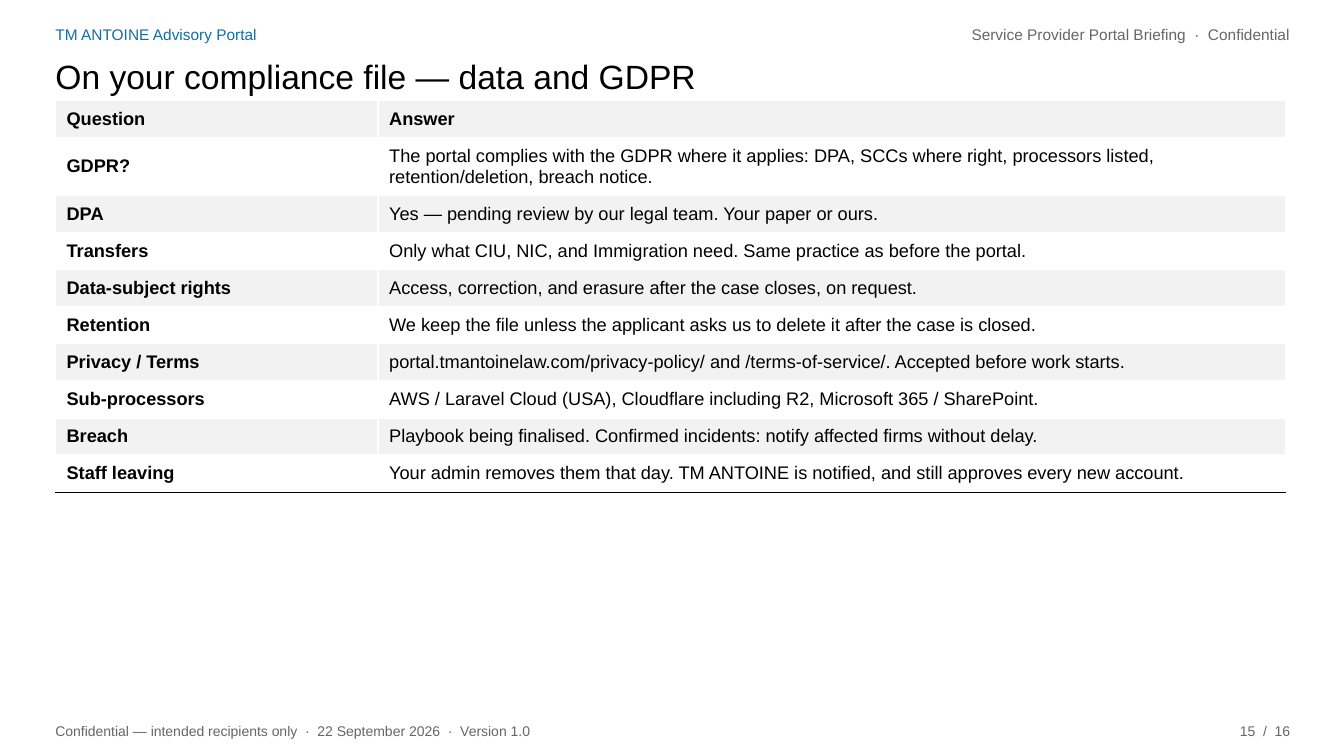
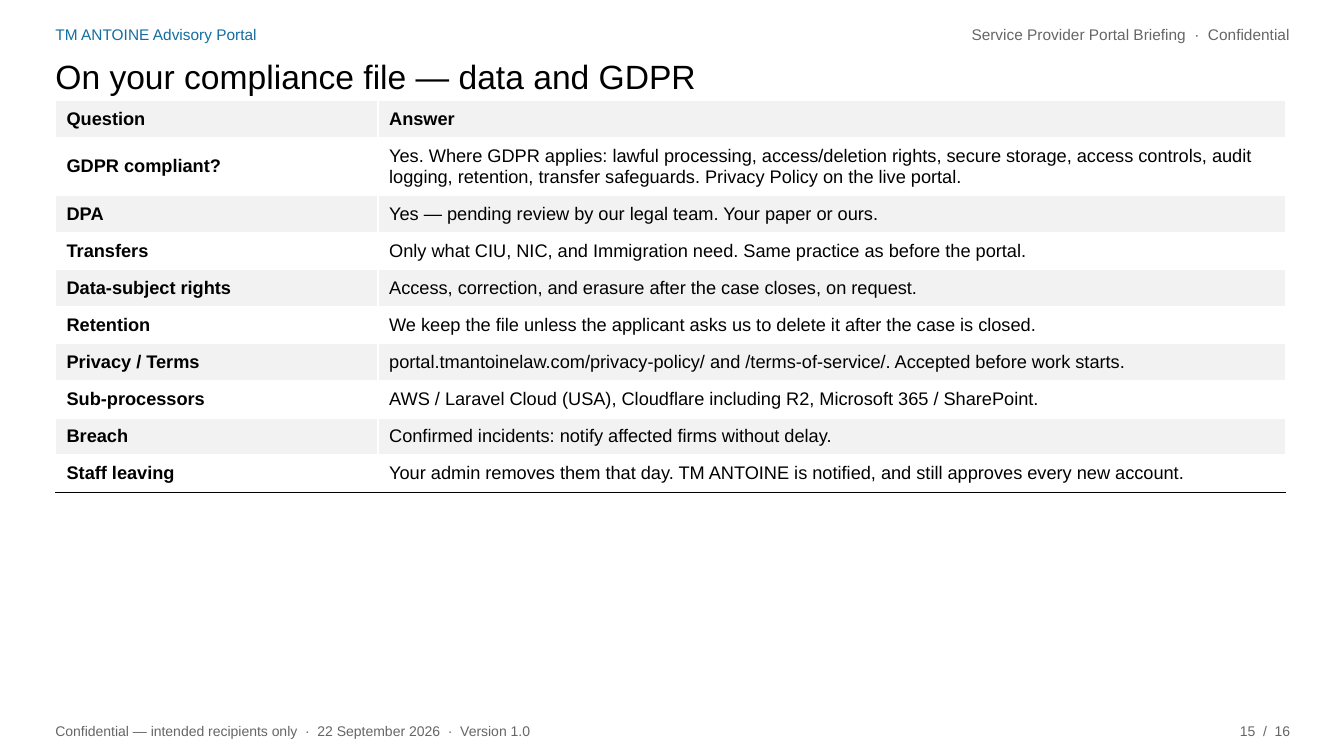
Before and after one commit to 4circlesinc/TMA-PORTAL, a slide deck: slide 15 of docs/TM-ANTOINE-Service-Provider-Webinar.pptx. Drawn at 1344x756 pixels with LibreOffice and Linux fonts; fonts in the diff are those of the drawing. Boxes give left, top, right and bottom in pixels: in the first picture for what was removed or moved away, otherwise in the second. Text is boxed around its words. In the diff, an @@ line names an element or a change of style, - is before the commit and + after.

```diff
--- a/docs/TM-ANTOINE-Service-Provider-Webinar.pptx
+++ b/docs/TM-ANTOINE-Service-Provider-Webinar.pptx
@@ table at [55, 101, 1286, 487] @@
-row 2, column 1: GDPR?
+row 2, column 1: GDPR compliant?
-row 2, column 2: The portal complies with the GDPR where it applies: DPA, SCCs where right, processors listed, retention/deletion, breach notice.
+row 2, column 2: Yes. Where GDPR applies: lawful processing, access/deletion rights, secure storage, access controls, audit logging, retention, transfer safeguards. Privacy Policy on the live portal.
-row 9, column 2: Playbook being finalised. Confirmed incidents: notify affected firms without delay.
+row 9, column 2: Confirmed incidents: notify affected firms without delay.
```
Also in this commit, not shown: 5 other files.
